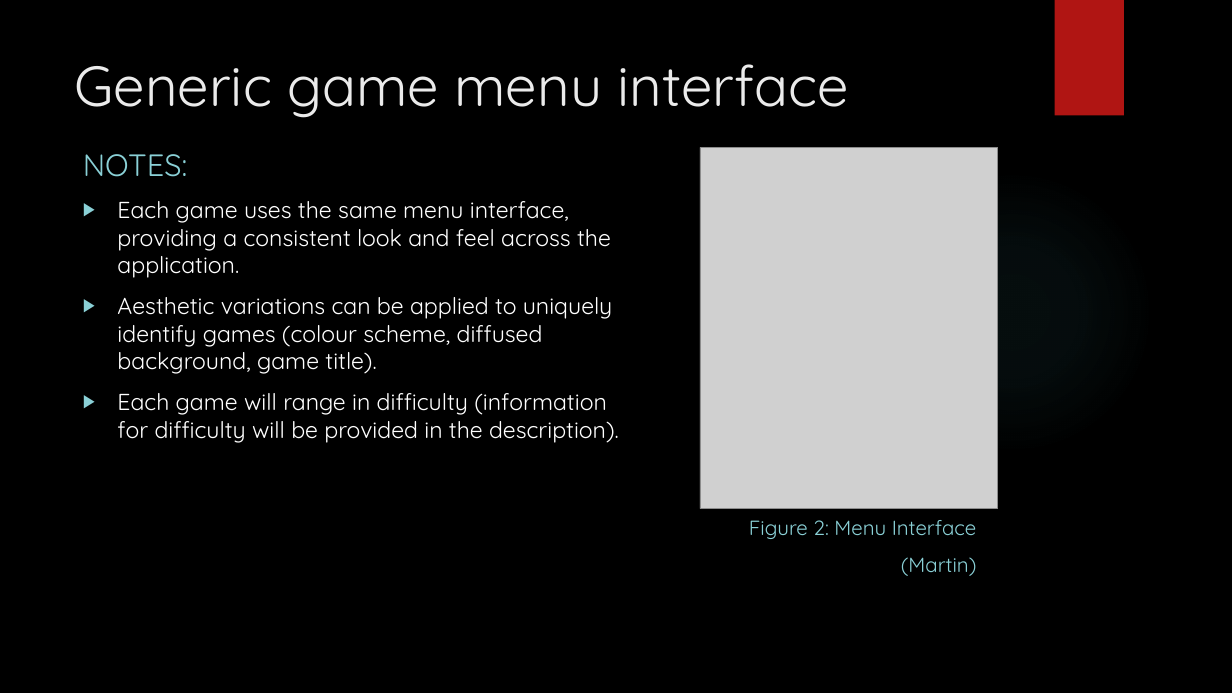
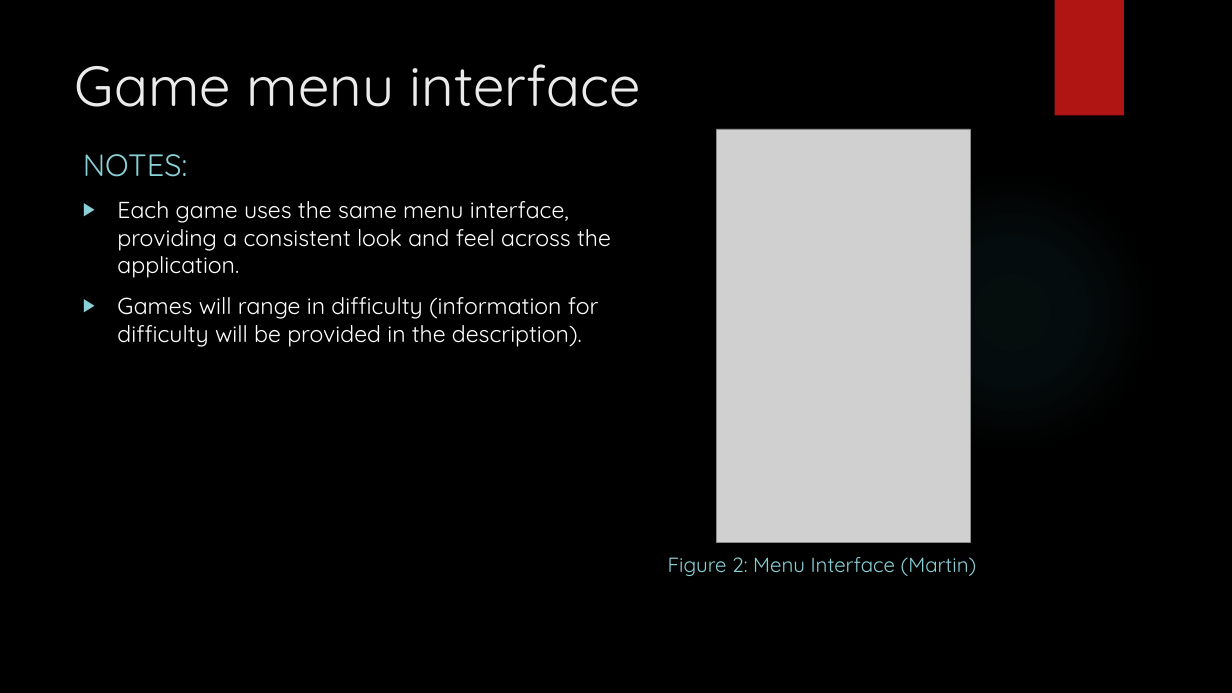
Before and after one commit to IgnitionOrk/SCaR_Arcade, a slide deck: slide 5 of SCaRArcade.pptx (slide 6 before the commit). Drawn at 1232x693 pixels with LibreOffice and Linux fonts; fonts in the diff are those of the drawing; grey boxes stand for pictures; background and template pictures are left out. Boxes give left, top, right and bottom in pixels: in the first picture for what was removed or moved away, otherwise in the second. Text is boxed around its words. In the diff, an @@ line names an element or a change of style, - is before the commit and + after.

```diff
--- a/SCaRArcade.pptx
+++ b/SCaRArcade.pptx
@@ title at (x1=75, y1=64, x2=641, y2=107): text changed @@
-Generic game menu interface
+Game menu interface
@@ picture resized from (x1=701, y1=148, x2=998, y2=509) to (x1=717, y1=129, x2=970, y2=543) @@
@@ text at (x1=117, y1=297, x2=599, y2=347): text changed @@
-▶ Aesthetic variations can be applied to uniquely identify games (colour scheme, diffused background, game title).
-▶ Each game will range in difficulty (information for difficulty will be provided in the description).
+▶ Games will range in difficulty (information for difficulty will be provided in the description).
@@ text at (x1=668, y1=557, x2=977, y2=576): text changed @@
-Figure 2: Menu Interface
-(Martin)
+Figure 2: Menu Interface (Martin)
```
Also in this commit, not shown: 8 other slides changed, 3 slides added, 8 slides removed, 1 other file.
